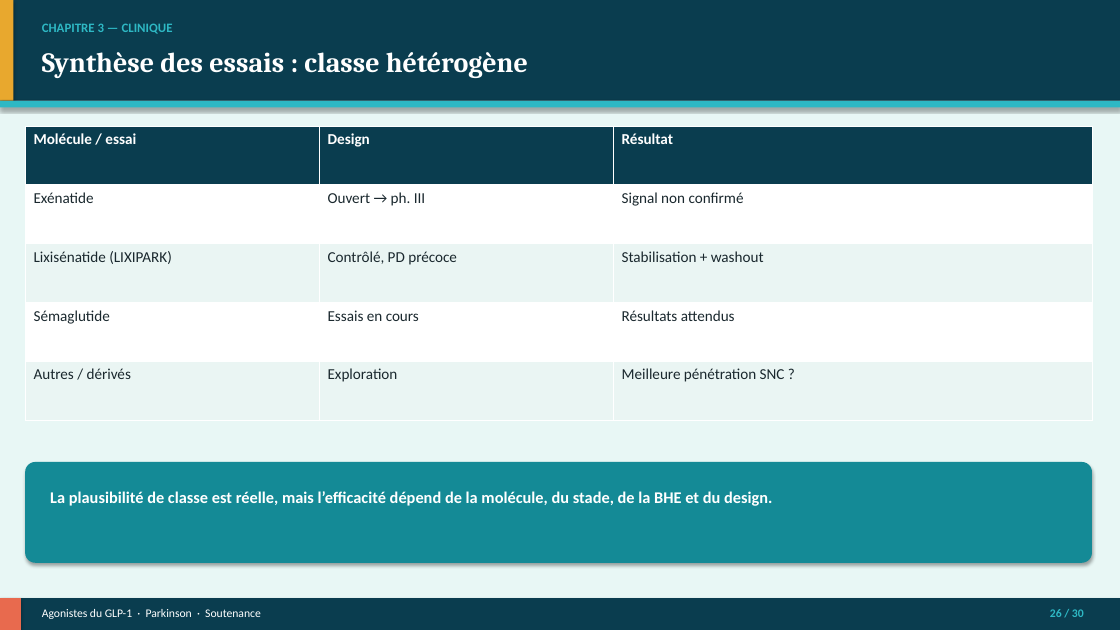
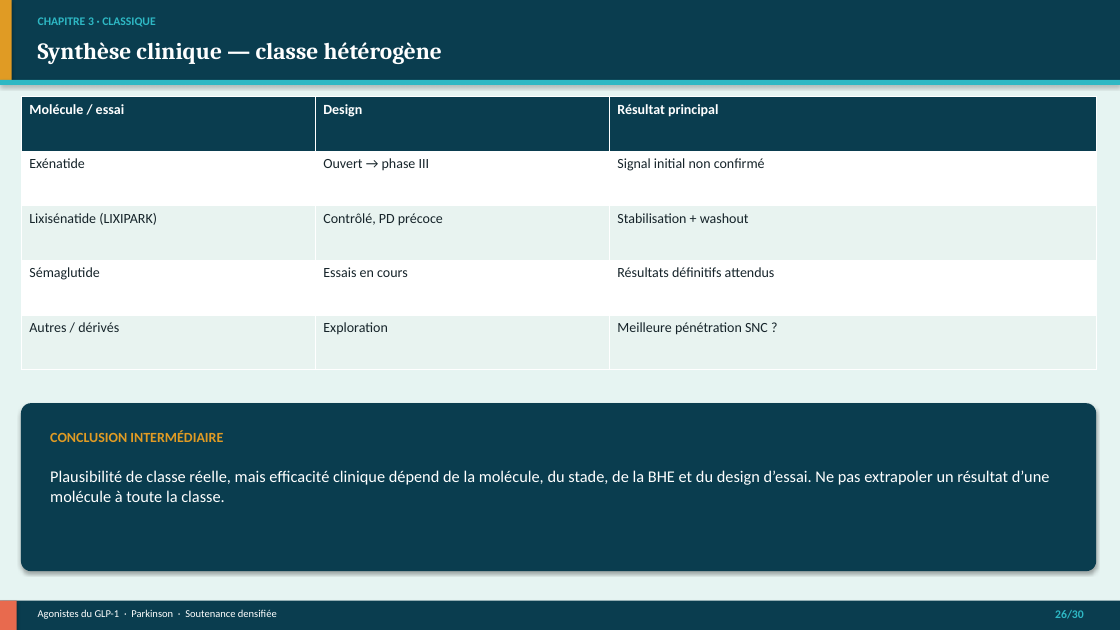
Before and after one commit to Mashtal-Platform/mashtal-platform, a slide deck: slide 26 of docs/presentation/Soutenance_GLP1_Parkinson.pptx. Drawn at 1120x630 pixels with LibreOffice and Linux fonts; fonts in the diff are those of the drawing. Boxes give left, top, right and bottom in pixels: in the first picture for what was removed or moved away, otherwise in the second. Text is boxed around its words. In the diff, an @@ line names an element or a change of style, - is before the commit and + after.

```diff
--- a/docs/presentation/Soutenance_GLP1_Parkinson.pptx
+++ b/docs/presentation/Soutenance_GLP1_Parkinson.pptx
@@ rectangle: place and size @@
-rectangle at <box>0,0,1120,101</box>
+rectangle at <box>0,0,1120,80</box>
@@ rectangle at <box>0,0,1120,630</box>: fill #E8F7F5 to #E6F4F2 @@
@@ rectangle: place and size @@
-rectangle at <box>0,0,13,101</box>
+rectangle at <box>0,0,12,80</box>
@@ rectangle at <box>0,0,12,80</box>: fill #E8A82E to #E09B24 @@
@@ text at <box>38,17,155,27</box>: text changed; size 11 to 10 pt @@
-CHAPITRE 3 — CLINIQUE
+CHAPITRE 3 · CLASSIQUE
@@ text at <box>38,42,442,64</box>: text changed; size 24 to 20 pt @@
-Synthèse des essais : classe hétérogène
+Synthèse clinique — classe hétérogène
@@ rectangle: place and size @@
-rectangle at <box>0,101,1120,108</box>
+rectangle at <box>0,80,1120,85</box>
@@ table at <box>21,97,1096,370</box> @@
-row 1, column 3: Résultat
+row 1, column 3: Résultat principal
-row 2, column 2: Ouvert → ph. III
+row 2, column 2: Ouvert → phase III
-row 2, column 3: Signal non confirmé
+row 2, column 3: Signal initial non confirmé
-row 4, column 3: Résultats attendus
+row 4, column 3: Résultats définitifs attendus
@@ fill #EAF5F3 to #E8F3F0 in 6 cells @@
@@ size 13 to 12 pt in "Molécule / essai", "Design", "Exénatide", "Lixisénatide (LIXIPARK)" and 7 more places @@
@@ text colour #1A282E to #16242A in "Exénatide", "Lixisénatide (LIXIPARK)", "Contrôlé, PD précoce", "Stabilisation + washout" and 5 more places @@
@@ table: place and size @@
-table at <box>25,126,1092,420</box>
+table at <box>21,97,1096,370</box>
@@ rounded rectangle: place and size @@
-rounded rectangle at <box>25,462,1092,563</box>
+rounded rectangle at <box>21,403,1096,571</box>
@@ rounded rectangle at <box>21,403,1096,571</box>: fill #148A96 to #0A3D4F; proportions changed @@
@@ text added at <box>50,430,223,442</box>, 12 pt, text #E09B24, bold @@
+CONCLUSION INTERMÉDIAIRE
@@ text at <box>50,470,1050,502</box>: text changed; bold off @@
-La plausibilité de classe est réelle, mais l’efficacité dépend de la molécule, du stade, de la BHE et du design.
+Plausibilité de classe réelle, mais efficacité clinique dépend de la molécule, du stade, de la BHE et du design d’essai. Ne pas extrapoler un résultat d’une molécule à toute la classe.
@@ rectangle: place and size @@
-rectangle at <box>0,598,21,630</box>
+rectangle at <box>0,601,17,630</box>
@@ text at <box>38,609,277,619</box>: text changed; size 10 to 9 pt @@
-Agonistes du GLP-1 · Parkinson · Soutenance
+Agonistes du GLP-1 · Parkinson · Soutenance densifiée
@@ text at <box>1055,610,1084,619</box>: spaces changed @@
-26 / 30
+26/30
```
Also in this commit, not shown: 25 other slides changed, 4 slides added, 4 slides removed, 9 other files.
